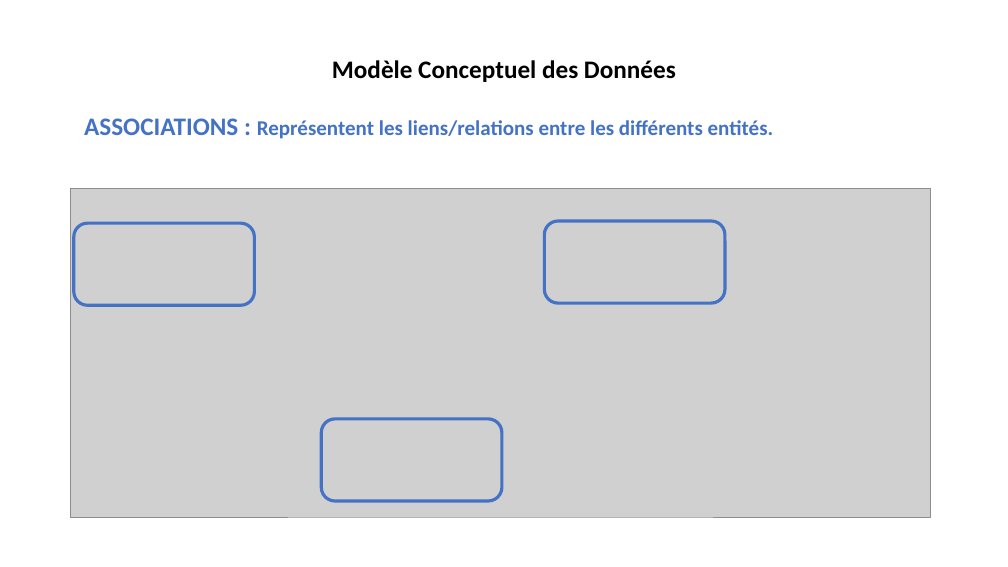
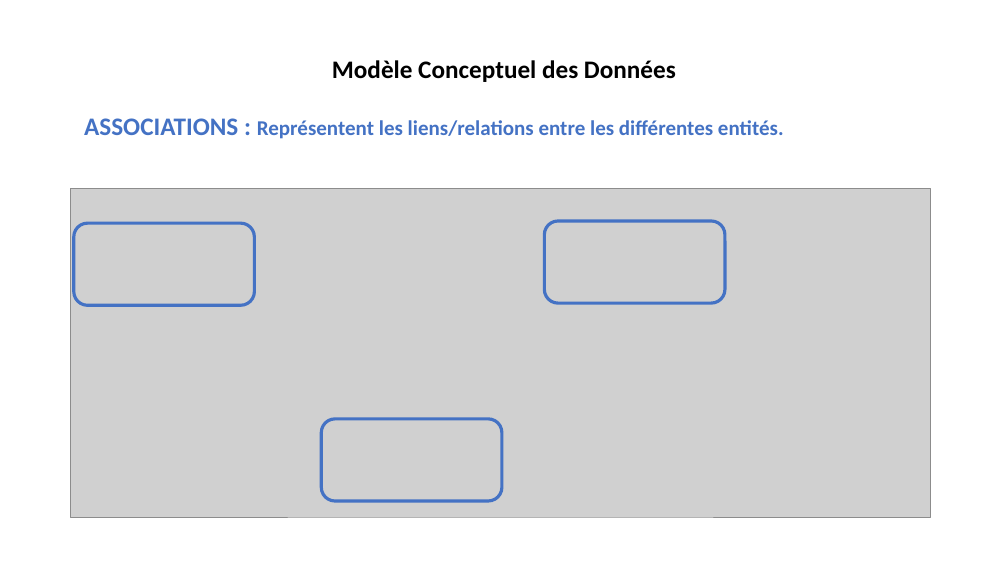
Before and after one commit to Npaci/Java, a slide deck: slide 5 of Présentation_Labo1.pptx (slide 3 before the commit). Drawn at 1008x567 pixels with LibreOffice and Linux fonts; fonts in the diff are those of the drawing; grey boxes stand for pictures. Boxes give left, top, right and bottom in pixels: in the first picture for what was removed or moved away, otherwise in the second. Text is boxed around its words. In the diff, an @@ line names an element or a change of style, - is before the commit and + after.

```diff
--- a/Présentation_Labo1.pptx
+++ b/Présentation_Labo1.pptx
@@ text at [84,118,784,139]: text changed @@
-ASSOCIATIONS : Représentent les liens/relations entre les différents entités.
+ASSOCIATIONS : Représentent les liens/relations entre les différentes entités.
```
Also in this commit, not shown: 4 slides added, 1 slide removed, 3 other files.
